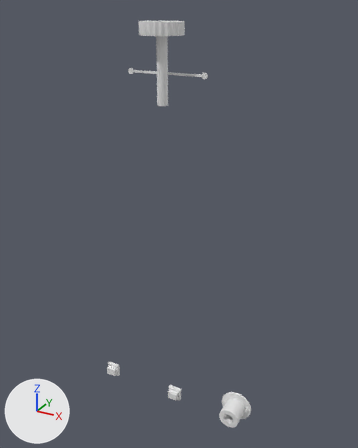
A saved change to the glTF model game/assets/props/annunciator_controls.glb.
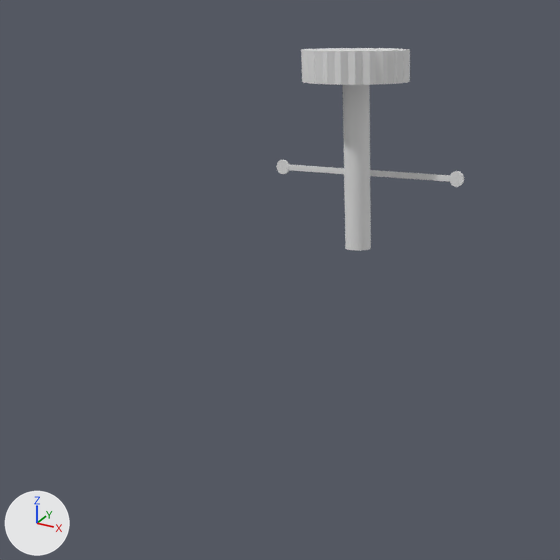
Each version is shown whole from a camera (50 mm lens) standing at (0.214, -0.361, 0.051) and looking at (0.025, -0.017, -0.121), then close up on the part from 3% to 69% of the width and 0% to 53% of the height. The lights are fixed; the arrows at lower left show +X, +Y and +Z. The last two pictures show the newer version.

In view in the first close-up: 'MovingContactMetal', 'ResetKnob'.
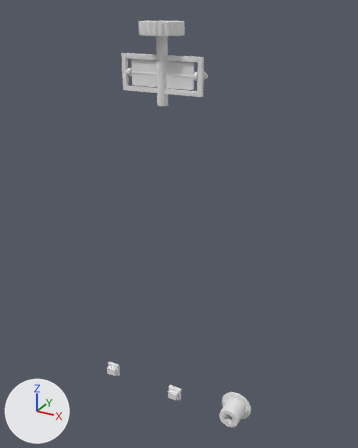
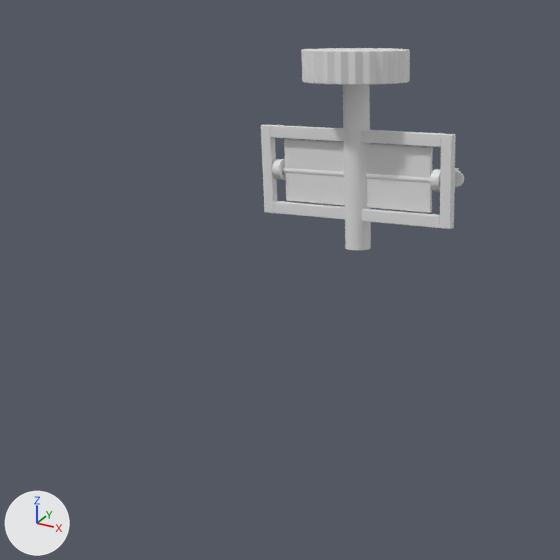
Location of each change, (x1, y1, x2, y2) in pixels of the close-ups (560 x 560 px):
```json
{"object": "FlagArm", "change": "added", "after": [282, 139, 433, 213]}
{"object": "FlagSeat", "change": "added", "after": [261, 125, 456, 229]}
{"object": "FlagBearings", "change": "added", "after": [272, 159, 459, 192]}
```

Edits to the scene script, one JSON object a line:
```json
{"op": "add", "block": "me_flagseat", "code": ["me_flagseat = bpy.data.meshes.new('FlagSeat')", "me_flagseat.from_pydata(...)  # 384 vertices, 752 faces; spans x -0.0375..0.0375, y -0.003..0.0, z -0.015..0.015"]}
{"op": "add", "block": "me_flagbearings", "code": ["me_flagbearings = bpy.data.meshes.new('FlagBearings')", "me_flagbearings.from_pydata(...)  # 1728 vertices, 3448 faces; spans x -0.0335..0.0335, y -0.0035..0.011, z -0.0035..0.0035"]}
{"op": "add", "block": "me_flagarm", "code": ["me_flagarm = bpy.data.meshes.new('FlagArm')", "me_flagarm.from_pydata(...)  # 480 vertices, 952 faces; spans x -0.034..0.034, y -0.0015..0.0015, z -0.0105..0.0105"]}
{"op": "add", "block": "ob_flagseat", "code": ["ob_flagseat = bpy.data.objects.new('FlagSeat', me_flagseat)", "ob_flagseat.location = (0.0, 0.0, 0.0)"]}
{"op": "add", "block": "ob_flagbearings", "code": ["ob_flagbearings = bpy.data.objects.new('FlagBearings', me_flagbearings)", "ob_flagbearings.location = (0.0, 0.0, 0.0)"]}
{"op": "add", "block": "ob_flagarm", "code": ["ob_flagarm = bpy.data.objects.new('FlagArm', me_flagarm)", "ob_flagarm.location = (0.0, 0.0, 0.0)"]}
```
